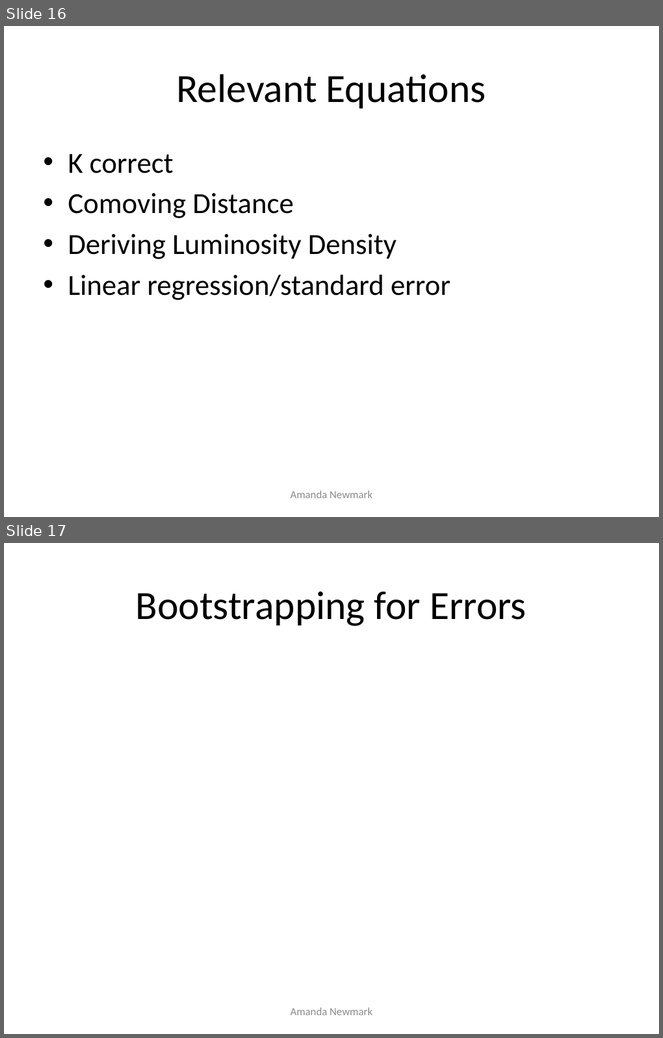
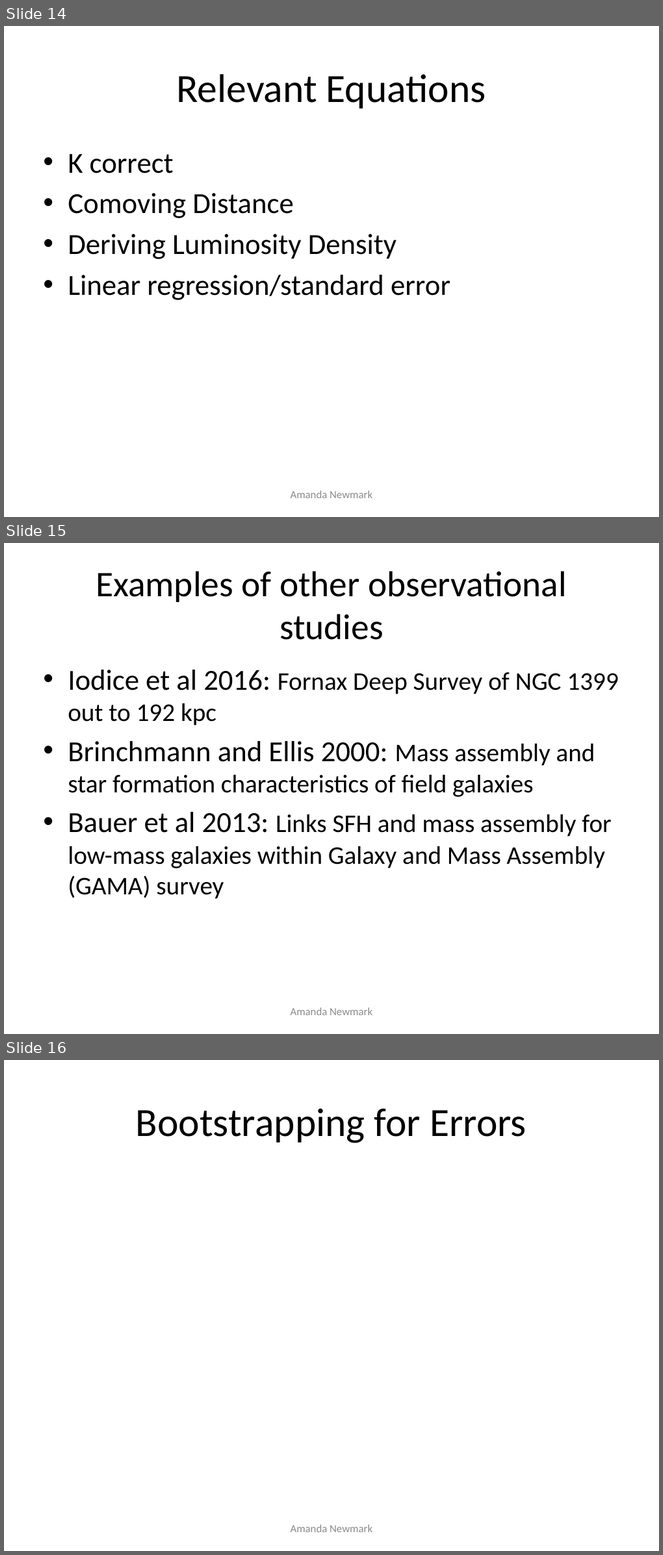
Before and after one commit to anewmark/galaxy_dark_matter, a slide deck: big_presentation.pptx. Shown one above the other, each under a label of ours: slides 16 and 17 before the commit, slides 14, 15 and 16 after it. The pictures are 663x1038 and 663x1555 pixels, drawn with LibreOffice and Linux fonts; fonts in the diff are those of the drawing. Boxes give left, top, right and bottom in pixels: in the first picture for what was removed or moved away, otherwise in the second. Text is boxed around its words. In the diff, an @@ line names an element or a change of style, - is before the commit and + after.

```diff
--- a/big_presentation.pptx
+++ b/big_presentation.pptx
@@ slide 15 added at (x1=4, y1=543, x2=659, y2=1034), background #FFFFFF @@
@@ title added at (x1=96, y1=571, x2=567, y2=640), 39.6 pt, text #000000 @@
+Examples of other observational studies
@@ text added at (x1=68, y1=670, x2=619, y2=899), 28 pt, text #000000 @@
+• Iodice et al 2016: Fornax Deep Survey of NGC 1399 out to 192 kpc
+• Brinchmann and Ellis 2000: Mass assembly and star formation characteristics of field galaxies
+• Bauer et al 2013: Links SFH and mass assembly for low-mass galaxies within Galaxy and Mass Assembly (GAMA) survey
@@ text added at (x1=291, y1=1008, x2=373, y2=1016), 12 pt, text #8C8C8C @@
+Amanda Newmark
@@ what was slide 16 is now slide 14 @@
@@ what was slide 17 is now slide 16 @@
```
Also in this commit, not shown: 6 slides changed, 1 other slide added, 3 slides removed, 21 other files.
